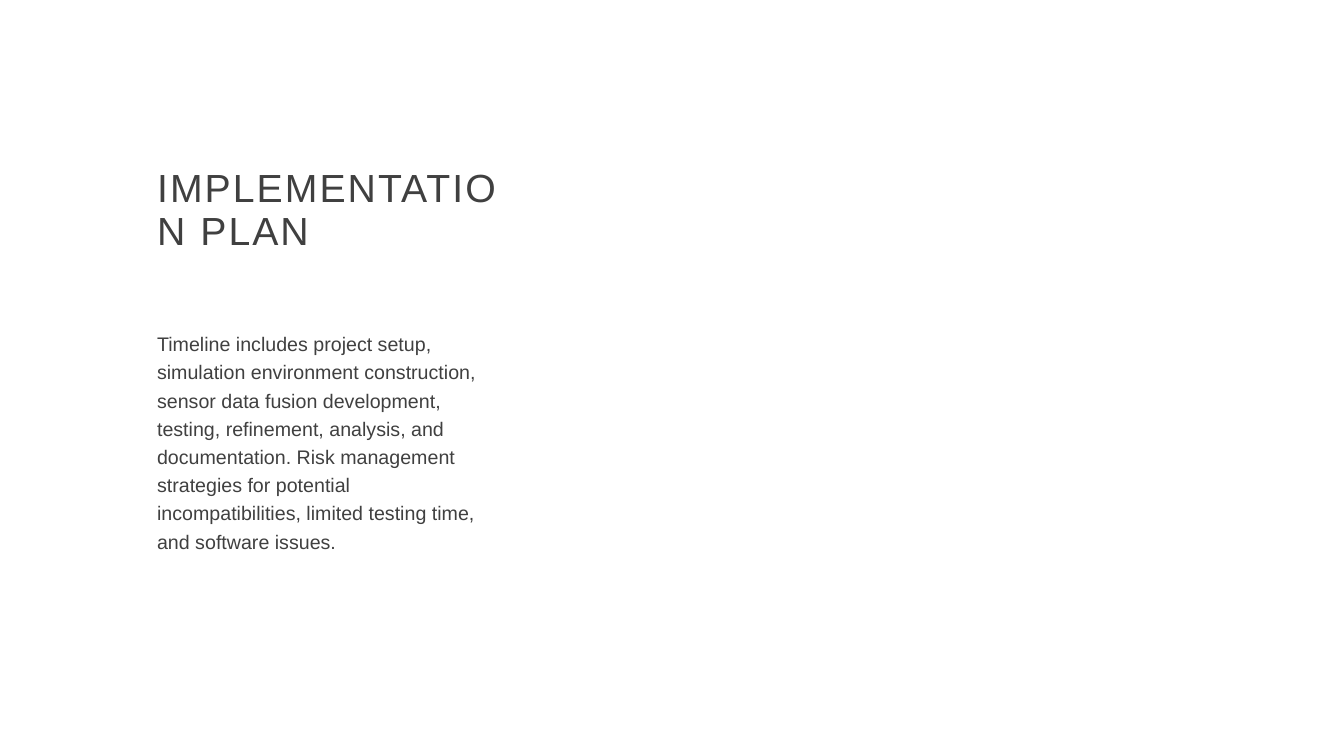
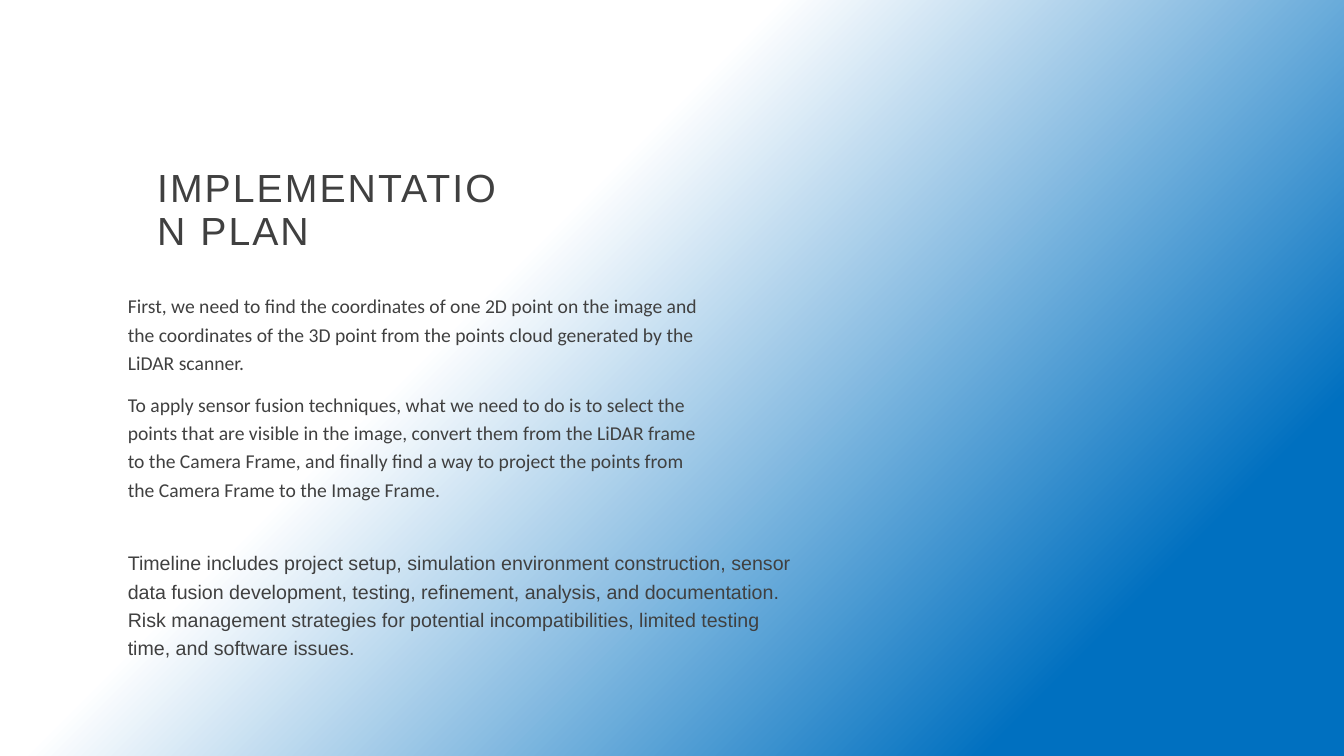
Before and after one commit to gauravsurtani/AI-and-Data-Engineering, a slide deck: slide 5 of Final_Project/Project Proposal/Project-Proposal-Presentation.pptx (slide 6 before the commit). Drawn at 1344x756 pixels with LibreOffice and Linux fonts; fonts in the diff are those of the drawing; background and template pictures are left out. Boxes give left, top, right and bottom in pixels: in the first picture for what was removed or moved away, otherwise in the second. Text is boxed around its words. In the diff, an @@ line names an element or a change of style, - is before the commit and + after.

```diff
--- a/Final_Project/Project Proposal/Project-Proposal-Presentation.pptx
+++ b/Final_Project/Project Proposal/Project-Proposal-Presentation.pptx
@@ background #FFFFFF to gradient #FFFFFF to #0070C0 @@
@@ text added at bbox=[128, 299, 697, 501], 14 pt, text #404040 @@
+First, we need to find the coordinates of one 2D point on the image and the coordinates of the 3D point from the points cloud generated by the LiDAR scanner.
+To apply sensor fusion techniques, what we need to do is to select the points that are visible in the image, convert them from the LiDAR frame to the Camera Frame, and finally find a way to project the points from the Camera Frame to the Image Frame.
@@ text "Timeline includes project setup, simulation ..." rewrapped from bbox=[157, 336, 475, 549] to bbox=[128, 555, 790, 658] @@
```
Also in this commit, not shown: 7 other slides changed, 1 slide removed, 33 other files.
